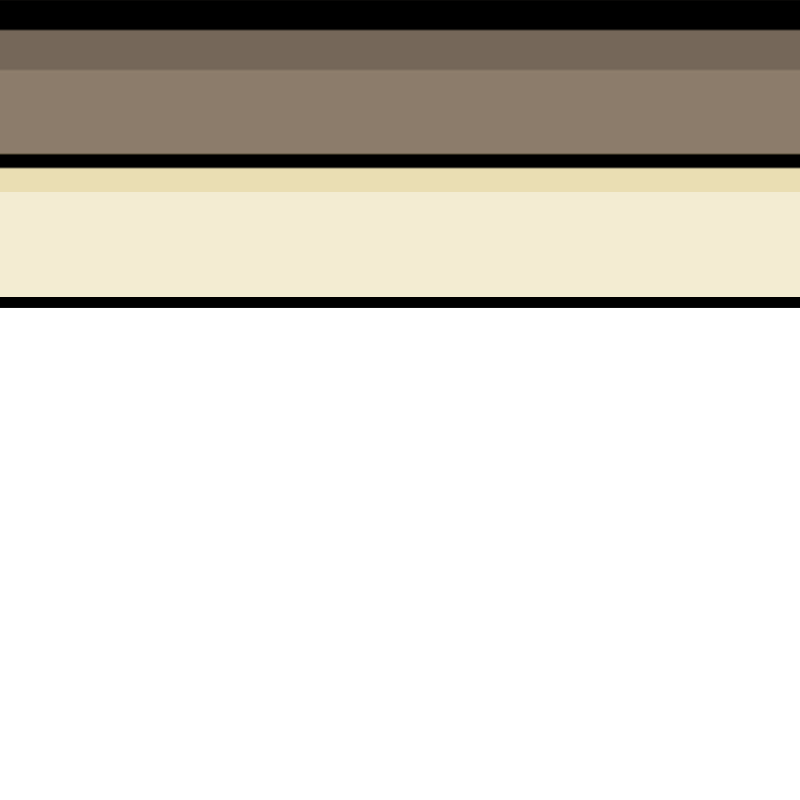
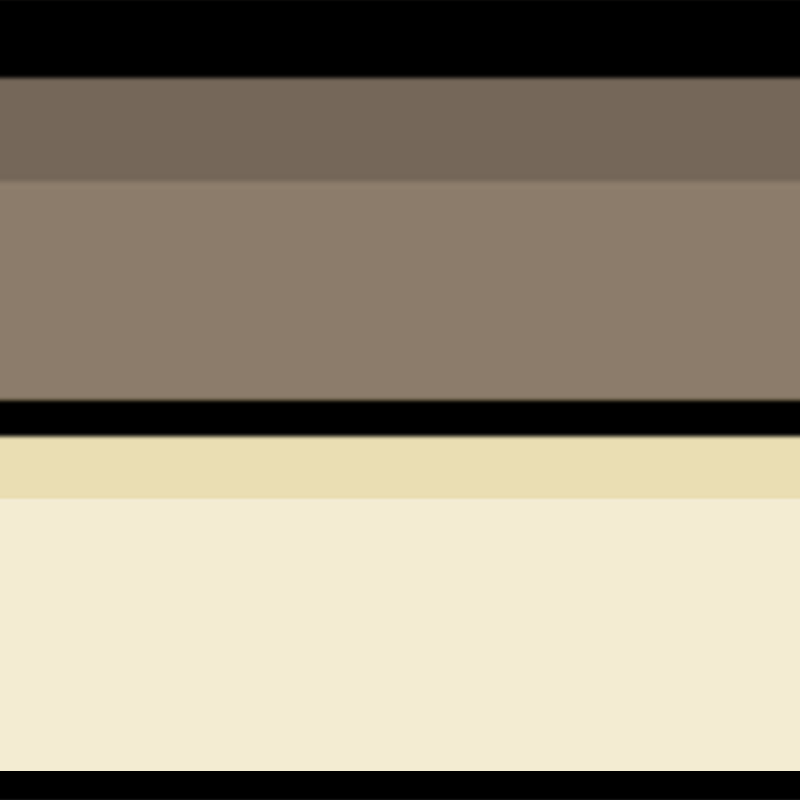
Layered file, before and after one edit (w=800, h=800). Changes by layer:
painted on "Layer 4" over [0, 29, 800, 440]
painted on "Layer 3" over [0, 29, 800, 404]
painted on "Layer 6" over [0, 166, 800, 771]
painted on "Layer 5" over [0, 166, 800, 795]
painted on "Layer 2" over [0, 29, 800, 800]
